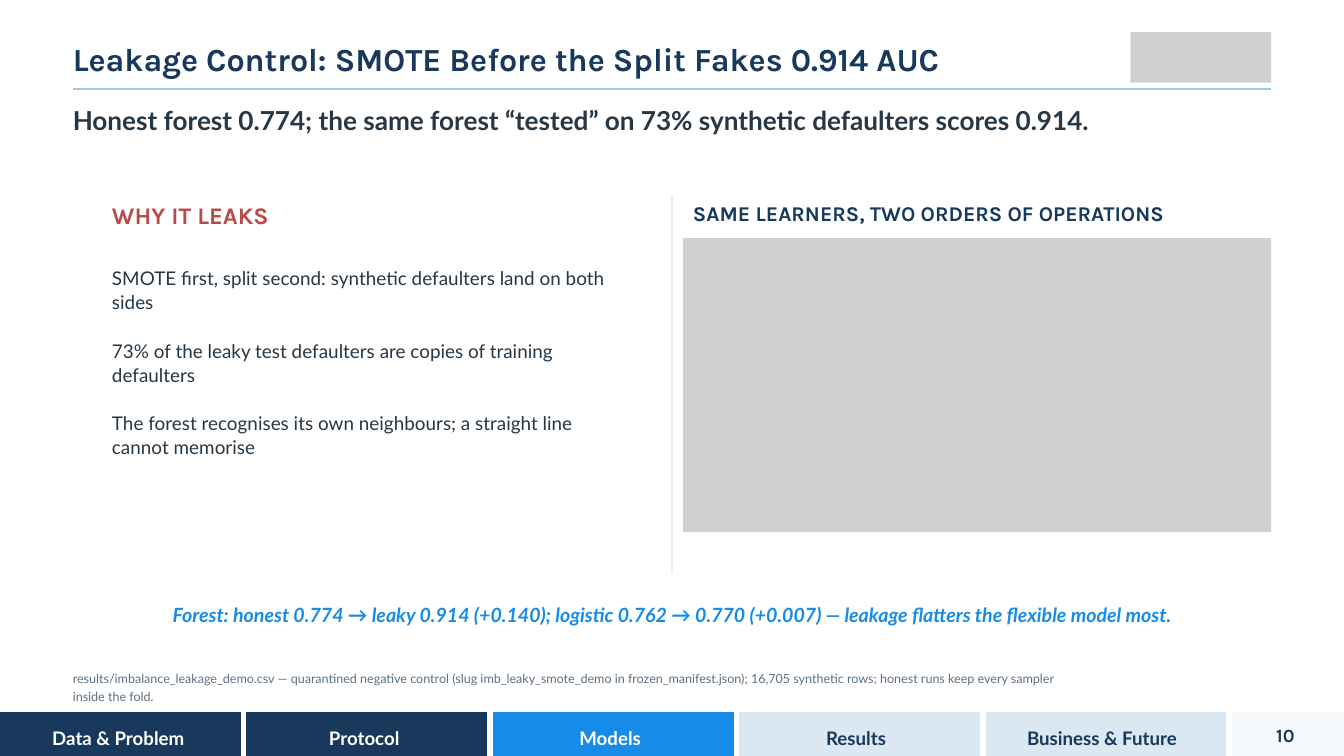
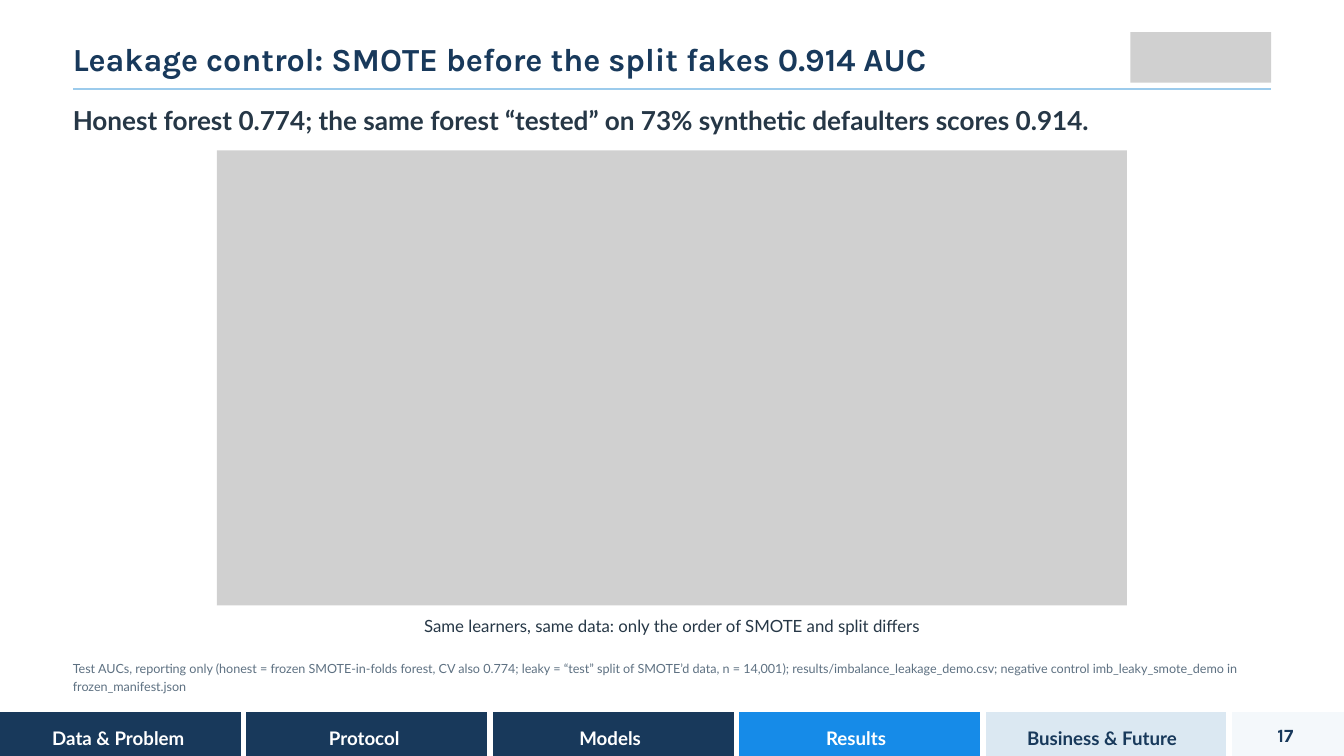
Before and after one commit to jingwen013-design/mh6805-credit-default, a slide deck: slide 17 of slides/MH6805_B19_Presentation.pptx (slide 10 before the commit). Drawn at 1344x756 pixels with LibreOffice and Linux fonts; fonts in the diff are those of the drawing; grey boxes stand for pictures. Boxes give left, top, right and bottom in pixels: in the first picture for what was removed or moved away, otherwise in the second. Text is boxed around its words. In the diff, an @@ line names an element or a change of style, - is before the commit and + after.

```diff
--- a/slides/MH6805_B19_Presentation.pptx
+++ b/slides/MH6805_B19_Presentation.pptx
@@ text at [73,48,926,79]: text changed @@
-Leakage Control: SMOTE Before the Split Fakes 0.914 AUC
+Leakage control: SMOTE before the split fakes 0.914 AUC
@@ picture added at [217,151,1127,605] @@
@@ text removed at [112,208,268,225] @@
-WHY IT LEAKS
@@ line removed from (672, 196) to (672, 574) @@
@@ text removed at [693,207,1164,224] @@
-SAME LEARNERS, TWO ORDERS OF OPERATIONS
@@ picture removed at [683,238,1271,532] @@
@@ text removed at [112,271,604,434] @@
-SMOTE first, split second: synthetic defaulters land on both sides
-73% of the leaky test defaulters are copies of training defaulters
-The forest recognises its own neighbours; a straight line cannot memorise
@@ text removed at [173,607,1172,626] @@
-Forest: honest 0.774 → leaky 0.914 (+0.140); logistic 0.762 → 0.770 (+0.007) — leakage flatters the flexible model most.
@@ text added at [424,619,920,635], 18 pt, text #263746 @@
+Same learners, same data: only the order of SMOTE and split differs
@@ text at [73,663,1237,693]: text changed @@
-results/imbalance_leakage_demo.csv — quarantined negative control (slug imb_leaky_smote_demo in frozen_manifest.json); 16,705 synthetic rows; honest runs keep every sampler inside the fold.
+Test AUCs, reporting only (honest = frozen SMOTE-in-folds forest, CV also 0.774; leaky = “test” split of SMOTE’d data, n = 14,001); results/imbalance_leakage_demo.csv; negative control imb_leaky_smote_demo in frozen_manifest.json
@@ freeform shape at [493,712,733,756]: fill #168BE8 to #18395B @@
@@ freeform shape at [739,712,980,756]: fill #DBE8F2 to #168BE8 @@
@@ text "Results" at [826,731,886,745]: text colour #18395B to #FFFFFF @@
@@ text at [1277,729,1293,742]: text changed @@
-10
+17
```
Also in this commit, not shown: 7 other slides changed, 15 slides added, 7 slides removed, 1 other file.
